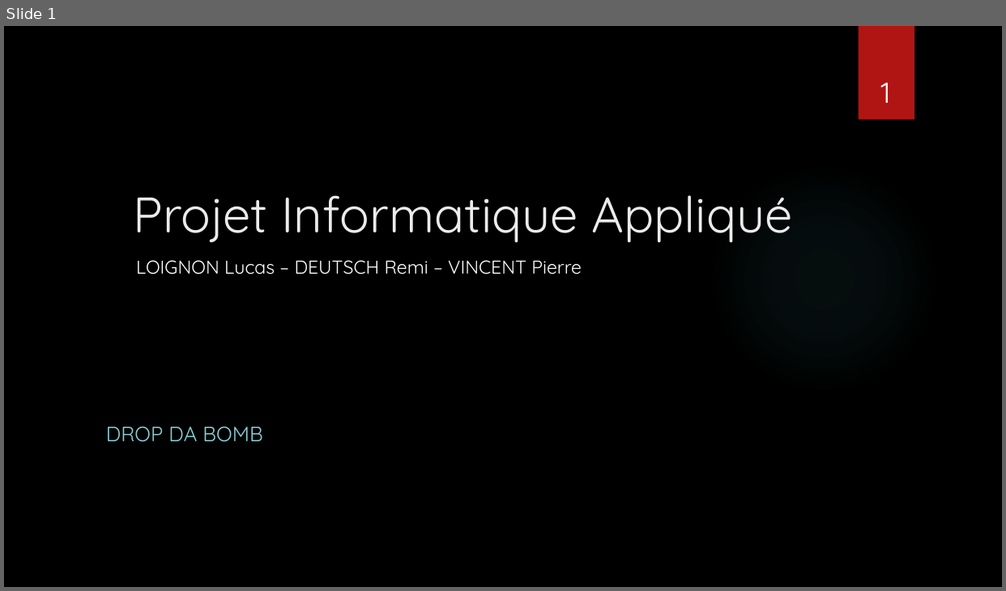
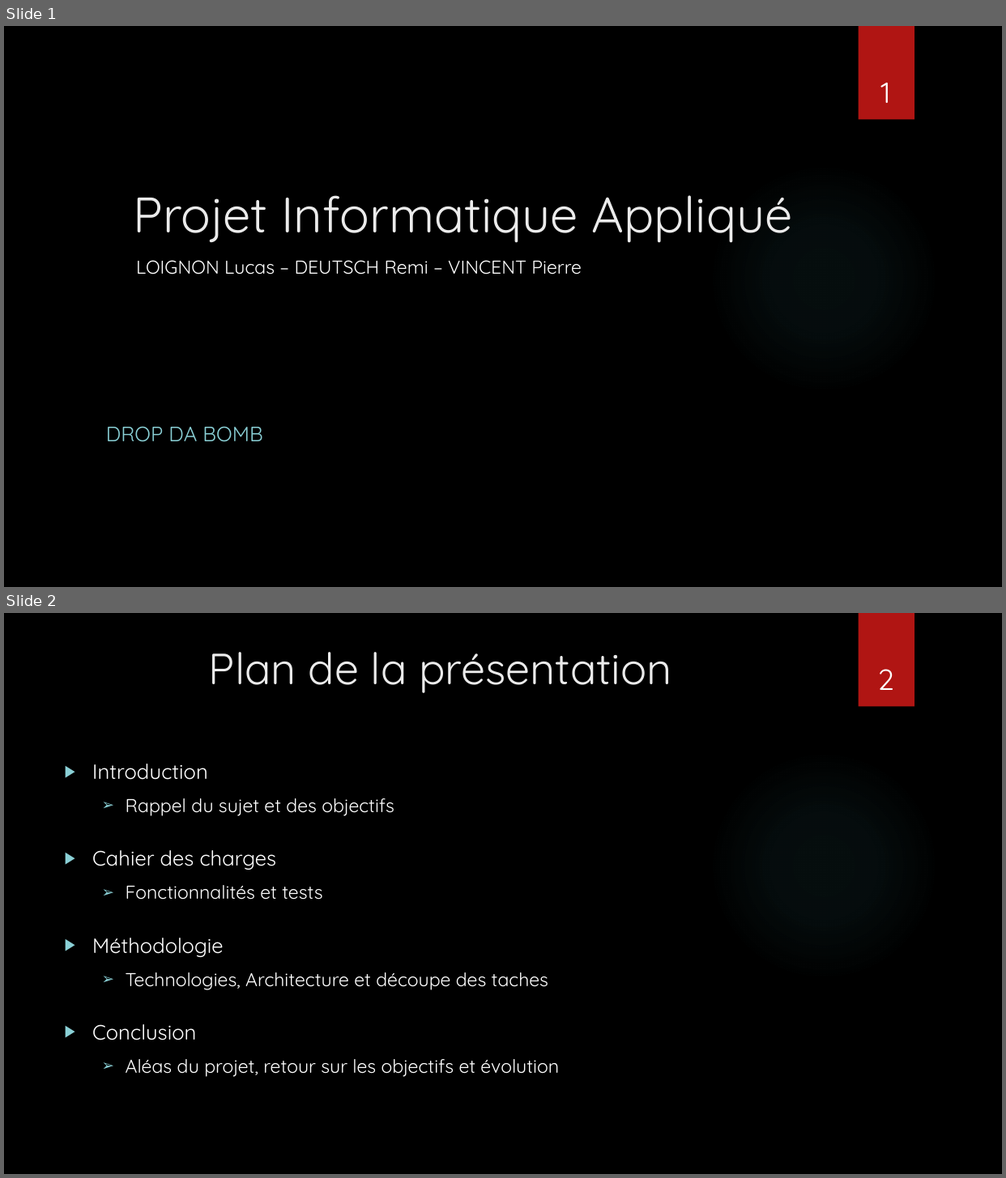
Before and after one commit to Vinspi/DropDaBomb, a slide deck: Documentation/PresentationPIA.pptx. Shown one above the other, each under a label of ours: slide 1 before the commit, slides 1 and 2 after it. The pictures are 1006x591 and 1006x1178 pixels, drawn with LibreOffice and Linux fonts; fonts in the diff are those of the drawing; background and template pictures are left out. Boxes give left, top, right and bottom in pixels: in the first picture for what was removed or moved away, otherwise in the second. Text is boxed around its words. In the diff, an @@ line names an element or a change of style, - is before the commit and + after.

```diff
--- a/Documentation/PresentationPIA.pptx
+++ b/Documentation/PresentationPIA.pptx
@@ slide 2 added at <box>4,613,1002,1174</box>, background picture (left out); not listed: 2 template elements that a slide beside it also shows @@
@@ title added at <box>209,652,671,693</box>, 42 pt, text #EBEBEB @@
+Plan de la présentation
@@ page number added at <box>877,669,893,690</box>, 28 pt, text #FFFFFF @@
+2
@@ text added at <box>92,764,394,816</box>, 18 pt, text #FFFFFF @@
+▶ Introduction
+  ➢ Rappel du sujet et des objectifs
@@ text added at <box>92,850,322,900</box>, 18 pt, text #FFFFFF @@
+▶ Cahier des charges
+  ➢ Fonctionnalités et tests
@@ text added at <box>92,938,548,990</box>, 18 pt, text #FFFFFF @@
+▶ Méthodologie
+  ➢ Technologies, Architecture et découpe des taches
@@ text added at <box>92,1024,559,1077</box>, 18 pt, text #FFFFFF @@
+▶ Conclusion
+  ➢ Aléas du projet, retour sur les objectifs et évolution
```
Also in this commit, not shown: 6 slides changed, 1 other file.
